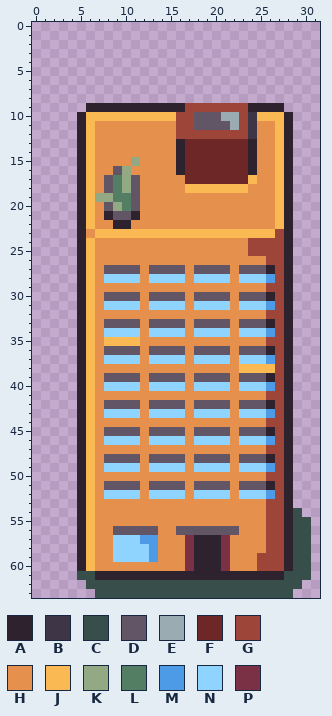
Edited in one commit: pixel-art file (Mockups/appartment_blocks.aseprite). Above is the file before it was changed.
32x64 pixels, 1 frame.
Palette (. is transparent): A #2e222f  B #3e3546  C #374e4a  D #625565  E #9babb2  F #6e2727  G #9e4539  H #e6904e  J #fbb954  K #92a984  L #547e64  M #4d9be6  N #8fd3ff  P #7a3045
The result:
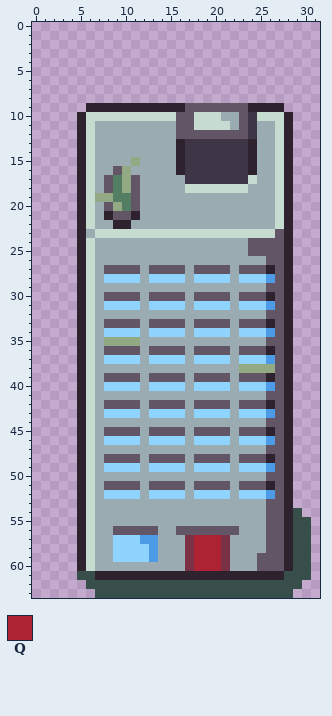
Colours new in this view: Q #ae2334
From old to new:
layer "block_grey" now shown
layer "Layer 2" removed
@@ palette @@
-J #fbb954
+J #c7dcd0
--- layer "block_grey"
@@ x 0..31 @@
  8 ................................
- 9 ......AAAAAAAAAAAGGGGGGGAAAA....
-10 .....AJJJJJJJJJJGGDDDEEGBJJJA...
-11 .....AJHHHHHHHHHGGDDDDEGBHHJA...
-12 .....AJHHHHHHHHHGGGGGGGGBHHJA...
-13 .....AJHHHHHHHHHAFFFFFFFAHHJA...
-14 .....AJHHHHHHHHHAFFFFFFFAHHJA...
-15 .....AJHHHHKHHHHAFFFFFFFAHHJA...
-16 .....AJHHDKHHHHHAFFFFFFFAHHJA...
-17 .....AJHDLKDHHHHHFFFFFFFJHHJA...
-18 .....AJHDLKDHHHHHJJJJJJJHHHJA...
-19 .....AJKKLLDHHHHHHHHHHHHHHHJA...
-20 .....AJHDKLDHHHHHHHHHHHHHHHJA...
-21 .....AJHADDAHHHHHHHHHHHHHHHJA...
-22 .....AJHHAAHHHHHHHHHHHHHHHHJA...
-23 .....AHJJJJJJJJJJJJJJJJJJJJGA...
-24 .....AJHHHHHHHHHHHHHHHHHGGGGA...
-25 .....AJHHHHHHHHHHHHHHHHHGGGGA...
-26 .....AJHHHHHHHHHHHHHHHHHHHGGA...
-27 .....AJHDDDDHDDDDHDDDDHDDDAGA...
-28 .....AJHNNNNHNNNNHNNNNHNNNMGA...
-29 .....AJHHHHHHHHHHHHHHHHHHHGGA...
-30 .....AJHDDDDHDDDDHDDDDHDDDAGA...
-31 .....AJHNNNNHNNNNHNNNNHNNNMGA...
-32 .....AJHHHHHHHHHHHHHHHHHHHGGA...
-33 .....AJHDDDDHDDDDHDDDDHDDDAGA...
-34 .....AJHNNNNHNNNNHNNNNHNNNMGA...
-35 .....AJHJJJJHHHHHHHHHHHHHHGGA...
-36 .....AJHDDDDHDDDDHDDDDHDDDAGA...
-37 .....AJHNNNNHNNNNHNNNNHNNNMGA...
-38 .....AJHHHHHHHHHHHHHHHHJJJJGA...
-39 .....AJHDDDDHDDDDHDDDDHDDDAGA...
-40 .....AJHNNNNHNNNNHNNNNHNNNMGA...
-41 .....AJHHHHHHHHHHHHHHHHHHHGGA...
-42 .....AJHDDDDHDDDDHDDDDHDDDAGA...
-43 .....AJHNNNNHNNNNHNNNNHNNNMGA...
-44 .....AJHHHHHHHHHHHHHHHHHHHGGA...
-45 .....AJHDDDDHDDDDHDDDDHDDDAGA...
-46 .....AJHNNNNHNNNNHNNNNHNNNMGA...
-47 .....AJHHHHHHHHHHHHHHHHHHHGGA...
-48 .....AJHDDDDHDDDDHDDDDHDDDAGA...
-49 .....AJHNNNNHNNNNHNNNNHNNNMGA...
-50 .....AJHHHHHHHHHHHHHHHHHHHGGA...
-51 .....AJHDDDDHDDDDHDDDDHDDDAGA...
-52 .....AJHNNNNHNNNNHNNNNHNNNMGA...
-53 .....AJHHHHHHHHHHHHHHHHHHHGGA...
-54 .....AJHHHHHHHHHHHHHHHHHHHGGAC..
-55 .....AJHHHHHHHHHHHHHHHHHHHGGACC.
-56 .....AJHHDDDDDHHDDDDDDDHHHGGACC.
-57 .....AJHHNNNMMHHHPAAAPHHHHGGACC.
-58 .....AJHHNNNNMHHHPAAAPHHHHGGACC.
-59 .....AJHHNNNNMHHHPAAAPHHHGGGACC.
-60 .....AJHHHHHHHHHHPAAAPHHHGGGACC.
+ 9 ......AAAAAAAAAAADDDDDDDAAAA....
+10 .....AJJJJJJJJJJDDJJJEEDBJJJA...
+11 .....AJEEEEEEEEEDDJJJJEDBEEJA...
+12 .....AJEEEEEEEEEDDDDDDDDBEEJA...
+13 .....AJEEEEEEEEEABBBBBBBAEEJA...
+14 .....AJEEEEEEEEEABBBBBBBAEEJA...
+15 .....AJEEEEKEEEEABBBBBBBAEEJA...
+16 .....AJEEDKEEEEEABBBBBBBAEEJA...
+17 .....AJEDLKDEEEEEBBBBBBBJEEJA...
+18 .....AJEDLKDEEEEEJJJJJJJEEEJA...
+19 .....AJKKLLDEEEEEEEEEEEEEEEJA...
+20 .....AJEDKLDEEEEEEEEEEEEEEEJA...
+21 .....AJEADDAEEEEEEEEEEEEEEEJA...
+22 .....AJEEAAEEEEEEEEEEEEEEEEJA...
+23 .....AEJJJJJJJJJJJJJJJJJJJJDA...
+24 .....AJEEEEEEEEEEEEEEEEEDDDDA...
+25 .....AJEEEEEEEEEEEEEEEEEDDDDA...
+26 .....AJEEEEEEEEEEEEEEEEEEEDDA...
+27 .....AJEDDDDEDDDDEDDDDEDDDADA...
+28 .....AJENNNNENNNNENNNNENNNMDA...
+29 .....AJEEEEEEEEEEEEEEEEEEEDDA...
+30 .....AJEDDDDEDDDDEDDDDEDDDADA...
+31 .....AJENNNNENNNNENNNNENNNMDA...
+32 .....AJEEEEEEEEEEEEEEEEEEEDDA...
+33 .....AJEDDDDEDDDDEDDDDEDDDADA...
+34 .....AJENNNNENNNNENNNNENNNMDA...
+35 .....AJEKKKKEEEEEEEEEEEEEEDDA...
+36 .....AJEDDDDEDDDDEDDDDEDDDADA...
+37 .....AJENNNNENNNNENNNNENNNMDA...
+38 .....AJEEEEEEEEEEEEEEEEKKKKDA...
+39 .....AJEDDDDEDDDDEDDDDEDDDADA...
+40 .....AJENNNNENNNNENNNNENNNMDA...
+41 .....AJEEEEEEEEEEEEEEEEEEEDDA...
+42 .....AJEDDDDEDDDDEDDDDEDDDADA...
+43 .....AJENNNNENNNNENNNNENNNMDA...
+44 .....AJEEEEEEEEEEEEEEEEEEEDDA...
+45 .....AJEDDDDEDDDDEDDDDEDDDADA...
+46 .....AJENNNNENNNNENNNNENNNMDA...
+47 .....AJEEEEEEEEEEEEEEEEEEEDDA...
+48 .....AJEDDDDEDDDDEDDDDEDDDADA...
+49 .....AJENNNNENNNNENNNNENNNMDA...
+50 .....AJEEEEEEEEEEEEEEEEEEEDDA...
+51 .....AJEDDDDEDDDDEDDDDEDDDADA...
+52 .....AJENNNNENNNNENNNNENNNMDA...
+53 .....AJEEEEEEEEEEEEEEEEEEEDDA...
+54 .....AJEEEEEEEEEEEEEEEEEEEDDAC..
+55 .....AJEEEEEEEEEEEEEEEEEEEDDACC.
+56 .....AJEEDDDDDEEDDDDDDDEEEDDACC.
+57 .....AJEENNNMMEEEPQQQPEEEEDDACC.
+58 .....AJEENNNNMEEEPQQQPEEEEDDACC.
+59 .....AJEENNNNMEEEPQQQPEEEDDDACC.
+60 .....AJEEEEEEEEEEPQQQPEEEDDDACC.
 61 .....CCAAAAAAAAAAAAAAAAAAAAACCC.
